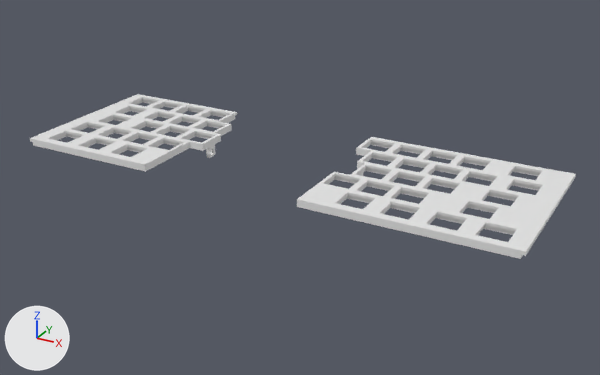
Renders of the Blender file design/keyboard.blend from each side of a commit.
Both versions are drawn from a camera (50 mm lens) standing at (220.0, -378.0, 174.0) and looking at (-27.0, 73.0, -52.0). Every picture has the same lights, and +X, +Y and +Z are marked at lower left.

In view in the first picture: 'Part1', 'Part3'.
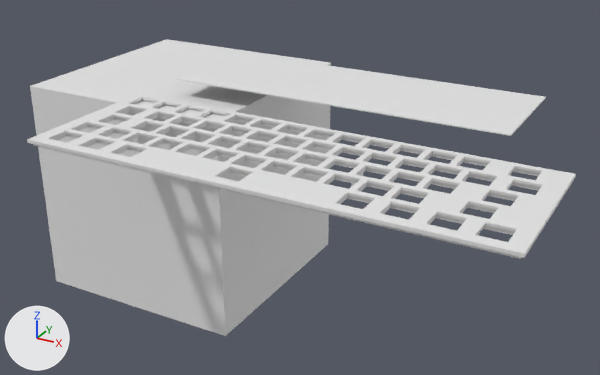
Commit message: Can't really edit the plate more until I get the stabilizers, also realized the bottom plate needs redesign

The edits, one by one:
me_cube is used by ob_bottom_plate; location (9.8, -9.4, -20.1); scale (0.0547, 0.0547, 0.0547).
me_cube had 8 vertices, 6 faces and spanned x -2591.0..2591.0, y -873.0..873.0, z 0.0..18.0.
me_cube now has 18 vertices, 9 faces and spans x 377.0..5632.0, y 378.0..2197.0, z 248.0..266.0.
me_cube part 1: 8 vertices removed from x -2591.0..2591.0, y -873.0..873.0, z 0.0..18.0; 18 vertices added at x 377.0..5632.0, y 378.0..2197.0, z 248.0..266.0.
me_part3 is used by ob_part3; location (98.4, -10.0, 4.9); rotation (3.142, 0.0, 0.0), in degrees (180, 0, 0).
me_part3 had 461 vertices, 992 faces and spanned x -60.8..55.2, y -50.3..47.2, z -1.9..8.6.
me_part3 now has 479 vertices, 968 faces and spans x -60.8..55.2, y -50.3..49.2, z -1.9..8.6.
me_part3 part 2: 20 vertices added at x -56.2..55.2, y 23.7..49.2, z -1.9..2.1.
me_part3 part 3: 2 vertices removed from x -56.2, y 47.2, z -1.9..2.1.
me_part1 is used by ob_part1; location (-90.2, -10.4, 4.9); rotation (3.142, 0.0, 0.0), in degrees (180, 0, 0).
me_part1 had 440 vertices, 882 faces and spanned x -43.7..49.2, y -50.7..46.8, z -1.9..8.6.
me_part1 now has 442 vertices, 885 faces and spans x -43.7..49.2, y -50.7..48.8, z -1.9..8.6.
Part 4, on me_part1:
9 vertices are removed from x 38.0..39.9, y 27.2..46.8, z -1.9..2.1.
13 faces are deleted.
3 vertices are added at (39.9, 25.3, 2.1), (28.7, 46.8, 0.1), (28.7, 48.8, 0.1).
8 new vertices lie (0.0, 2.0, 0.0) away from vertices in x -43.7..28.7, y 46.8, z -1.9..0.1.
16 new faces join them.
Mesh me_cube_001 is new.
It is a box spanning x -79.0..79.0, y -79.0..79.0, z -79.0..79.0.
Object 'Bottom plate' (ob_bottom_plate) is now shown.
Object 'Bottom plate' (ob_bottom_plate) moves from (9.8, -9.4, -20.1) to (-127.7, 38.2, 5.6).
Object 'Bottom plate' (ob_bottom_plate) is rescaled from (0.0547, 0.0547, 0.0547) to (0.043, 0.043, 0.043).
Object 'Part2' (ob_part2) is now shown.
Object 'Cube' (ob_cube) is new; it shows me_cube_001.
Its location is (-139.4, 104.3, -74.6).

Location of each change, (x1, y1, x2, y2) in pixels of the pictures (600 x 375 px; the box of a moved part takes in the faces that stretch with it):
'Cube', added: after (30, 39, 331, 336)
'Part3', reshaped (7% narrower): before (297, 137, 576, 259); after (318, 137, 576, 259)
'Bottom plate', shown: after (177, 53, 546, 136)
'Part2', shown: after (126, 112, 371, 213)
'Part1', reshaped: before (30, 94, 237, 172); after (27, 94, 236, 168)
part 2 of me_part3, added: after (318, 173, 526, 259)
part 3 of me_part3, deleted: before (297, 173, 522, 259)
part 4 of me_part1, moved or reshaped: before (30, 139, 189, 172); after (27, 138, 129, 168)
